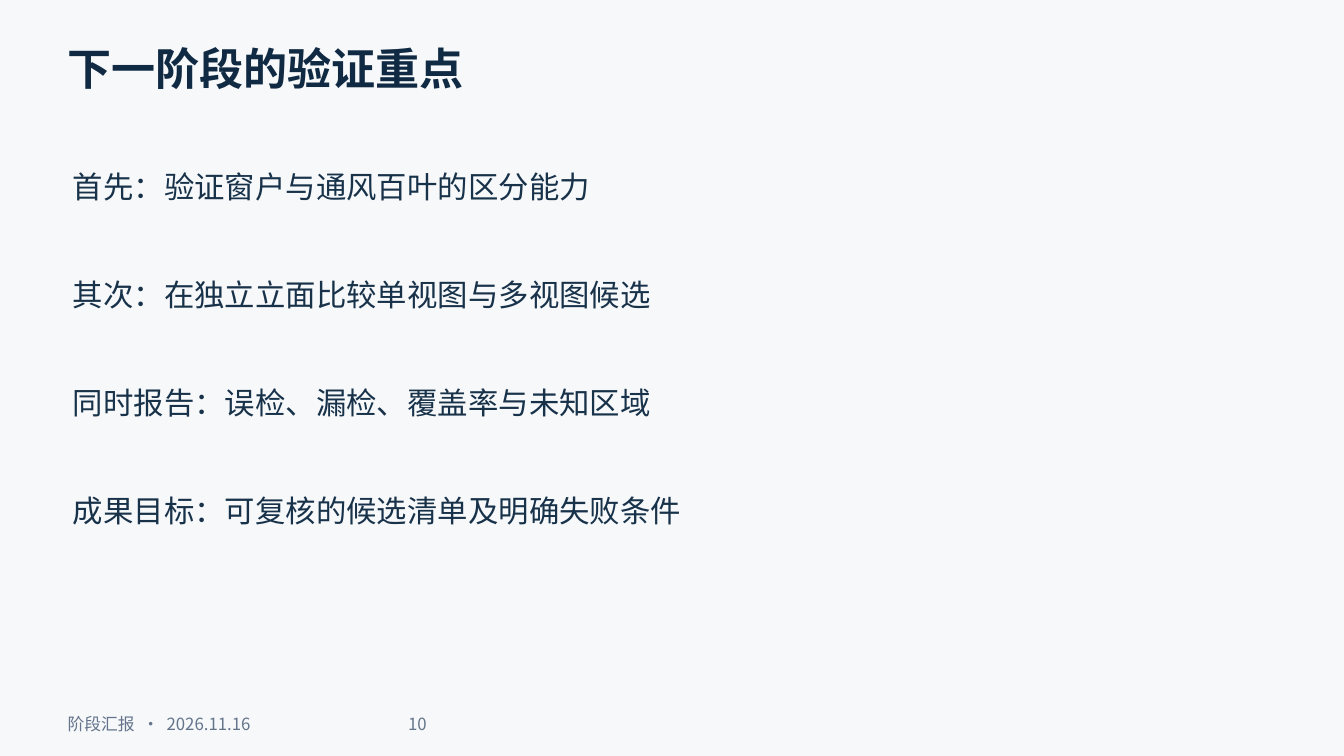
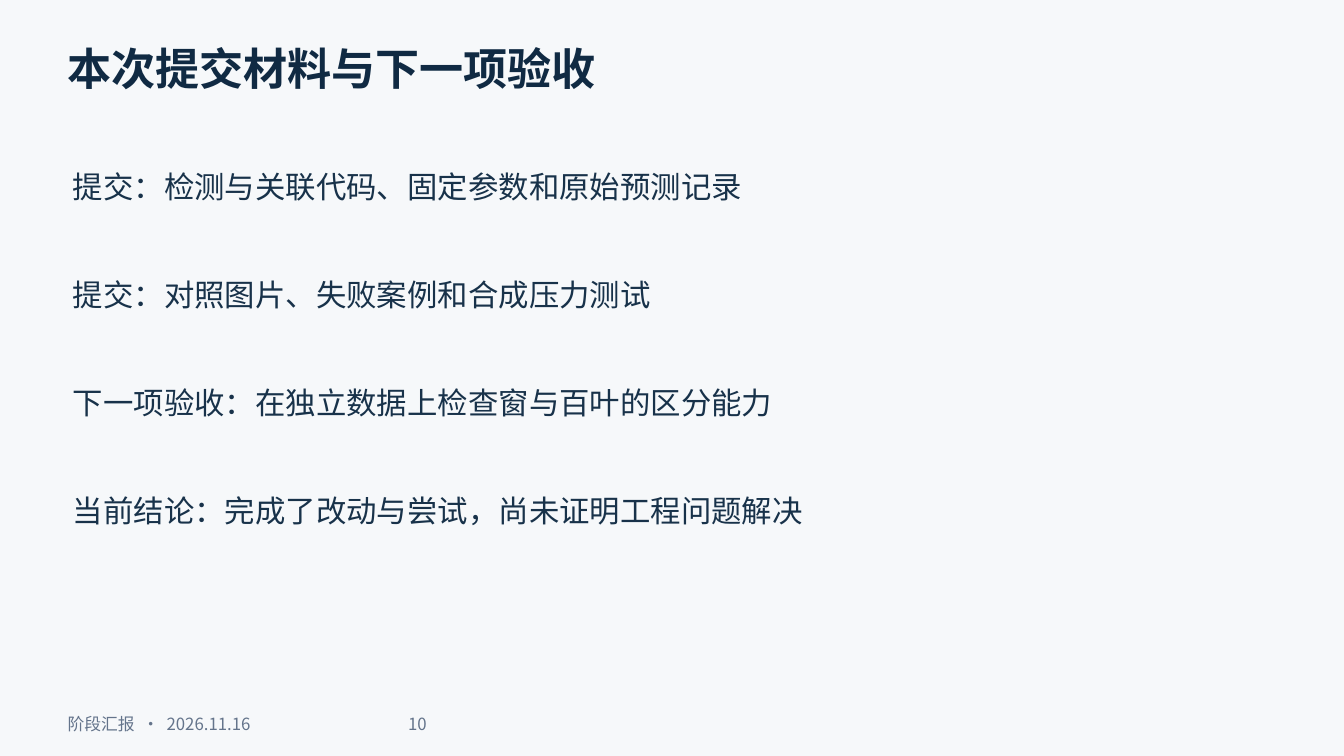
Before and after one commit to ymania/paper_pipeline, a slide deck: slide 10 of reports/2026-11-16/research_progress_20261116.pptx. Drawn at 1344x756 pixels with LibreOffice and Linux fonts; fonts in the diff are those of the drawing. Boxes give left, top, right and bottom in pixels: in the first picture for what was removed or moved away, otherwise in the second. Text is boxed around its words. In the diff, an @@ line names an element or a change of style, - is before the commit and + after.

```diff
--- a/reports/2026-11-16/research_progress_20261116.pptx
+++ b/reports/2026-11-16/research_progress_20261116.pptx
@@ text at (68,47,596,89): text changed @@
-下一阶段的验证重点
+本次提交材料与下一项验收
@@ text at (73,172,742,201): text changed @@
-首先：验证窗户与通风百叶的区分能力
+提交：检测与关联代码、固定参数和原始预测记录
@@ text at (73,280,651,309): text changed @@
-其次：在独立立面比较单视图与多视图候选
+提交：对照图片、失败案例和合成压力测试
@@ text at (73,388,772,417): text changed @@
-同时报告：误检、漏检、覆盖率与未知区域
+下一项验收：在独立数据上检查窗与百叶的区分能力
@@ text at (73,496,803,525): text changed @@
-成果目标：可复核的候选清单及明确失败条件
+当前结论：完成了改动与尝试，尚未证明工程问题解决
```
Also in this commit, not shown: 6 other slides changed, 4 other files.
